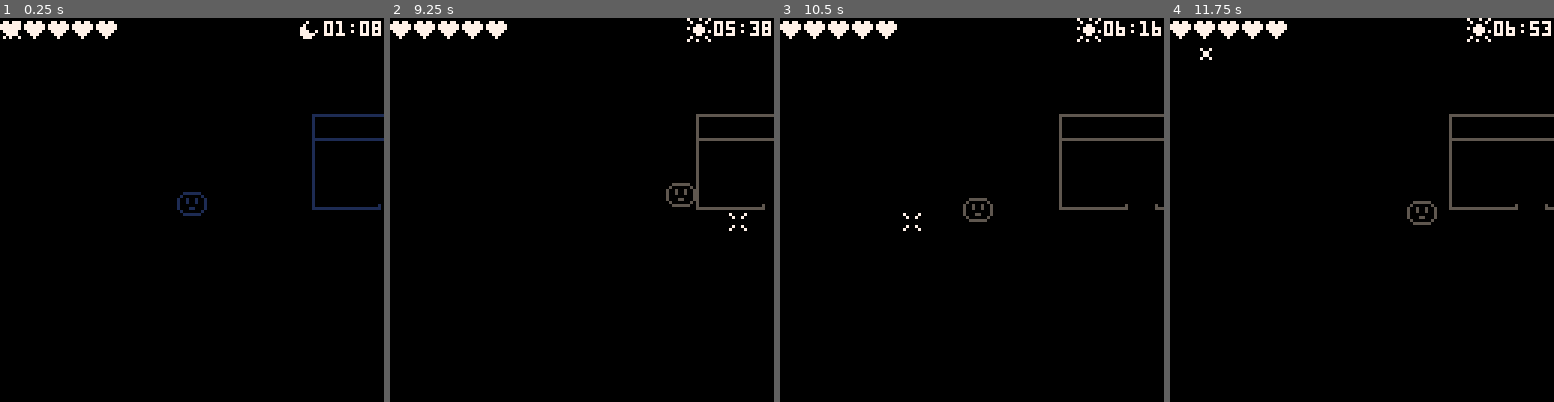
Above: before the commit, frames 1-4 (left to right).
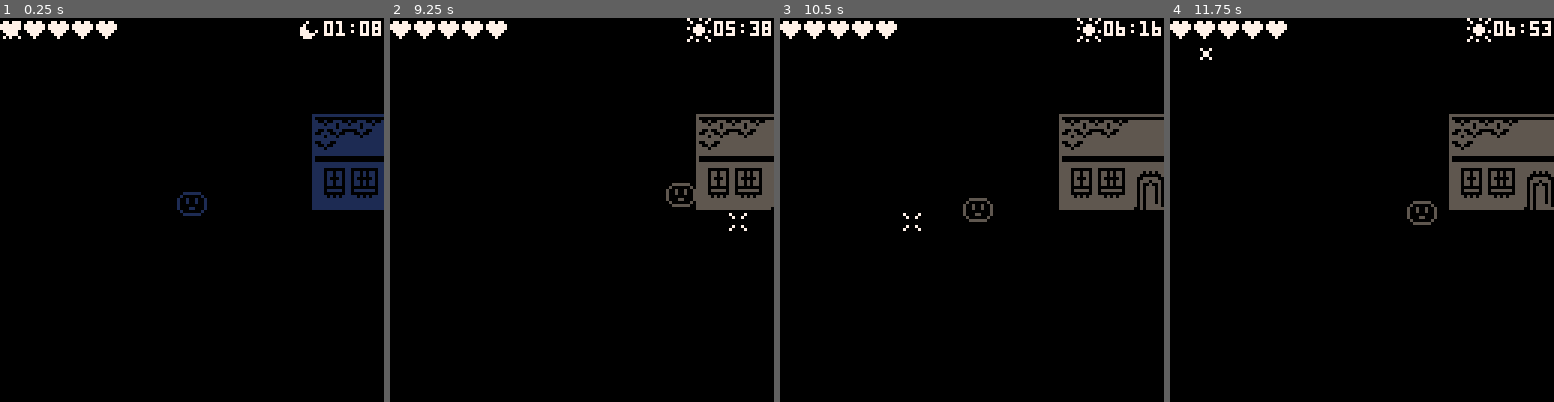
Above: after the commit, the same moments.

Repository: Lyatus/ld43
Game: PICO-8 cartridge ld43.p8
The game is run twice, just before and just after one commit, with the same random seed, the same clock (stepped at 60 frames per second) and the same inputs.
Inputs (mouse positions are in pixels of both pictures, inside the frame that each line leads up to):
- Up to frame 1 (0.25 s): no input
- Up to frame 2 (9.25 s): click (670, 121) at 0.67 s; tap O (Z key) at 0.7, 1.7, 2.1, 2.5, 2.9, 3.3, 3.7, 4.1, 4.5, 4.9, 5.3, 5.7, 6.1, 6.5, 6.9, 7.3, 7.7, 8.1, 8.5, 8.9 s; click (436, 267) at 1.22 s; hold Right 1.6-2.1 s; click (497, 114) at 1.77 s; hold Up 2.15-2.42 s; click (562, 259) at 2.32 s; hold Right 2.47-3.03 s; click (624, 106) at 2.87 s; hold Left 3.08-3.58 s; click (685, 256) at 3.42 s; hold Down 3.63-3.97 s; click (451, 102) at 3.97 s; hold Right 4.02-4.68 s; click (512, 248) at 4.52 s; hold Up 4.73-5.03 s; click (574, 94) at 5.07 s; hold Left 5.08-5.68 s; click (639, 244) at 5.62 s; hold Down 5.73-6.03 s; hold Right 6.08-6.58 s; click (701, 90) at 6.17 s; hold Right 6.63-7.13 s; click (466, 236) at 6.72 s; hold Up 7.18-7.45 s; click (528, 83) at 7.27 s; hold Right 7.5-8.07 s; click (589, 229) at 7.82 s; hold Left 8.12-8.62 s; click (654, 79) at 8.37 s; hold Down 8.67-9 s; click (716, 225) at 8.92 s; hold Right from 9.05 s (still down)
- Up to frame 3 (10.5 s): tap O (Z key) at 9.3, 9.7, 10.1 s; click (868, 71) at 9.47 s; release Right at 9.72 s; hold Up 9.77-10.07 s; click (933, 217) at 10.02 s; hold Left from 10.12 s (still down)
- Up to frame 4 (11.75 s): tap O (Z key) every 0.4 s from 10.5 to 11.7 s; click (1385, 64) at 10.57 s; release Left at 10.72 s; hold Down 10.77-11.07 s; click (1450, 213) at 11.12 s; hold Right 11.12-11.62 s; click (1212, 60) at 11.67 s

The runs differ from the first frame. In frame 1, 2.7% of the frame differs, in the area x 82-100%, y 26-50%; in frame 2, 3.1%; in frame 3, 4.2%, in the area x 73-100%, y 26-50%; in frame 4, 4.2%.

Commit message:
Added house exterior drawing

Diff:
--- a/ld43.p8
+++ b/ld43.p8
@@ -21,6 +21,7 @@
 function _draw()
 	cls()
 	map_draw()
+	hou_draw()
 	lth_draw()
 	tma_draw()
 	crs_draw()
@@ -204,7 +205,30 @@
 function cyc_is_day() return abs(cyc_hour() % 24 - 12) < 8 end
 function cyc_is_night() return not cyc_is_day() end
 
--->8
+-- houses
+
+houses = {
+	{
+		x=13,y=4,
+		sw=5,sh=4,
+		spr=133,
+	},
+	{
+		x=20,y=4,
+		sw=5,sh=4,
+		spr=138,
+	},
+}
+
+function hou_draw()
+	for h in all(houses) do
+		if mid(tma_x,h.x*8,(h.x+h.sw)*8) != tma_x
+		or mid(tma_y,h.y*8,(h.y+h.sh)*8) != tma_y then
+			spr(h.spr,h.x*8-map_x,h.y*8-map_y,h.sw,h.sh)
+		end
+	end
+end
+
 -- util
 
 function leftpad(str, pad, n)
